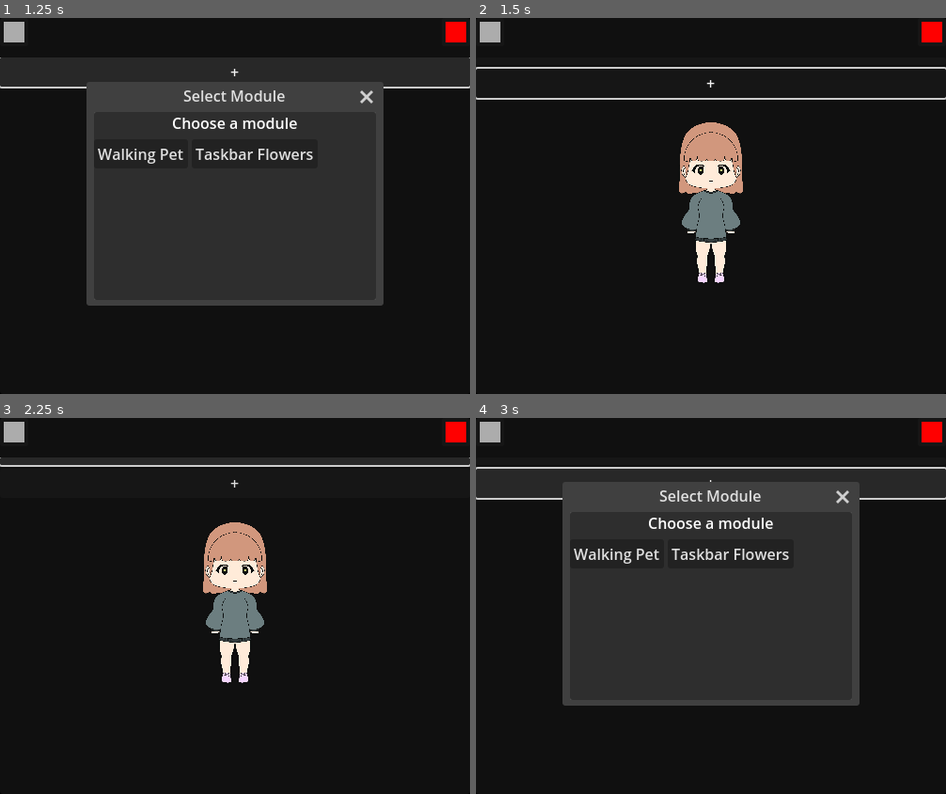
Above: before the commit, frames 1-4 (two rows, left to right).
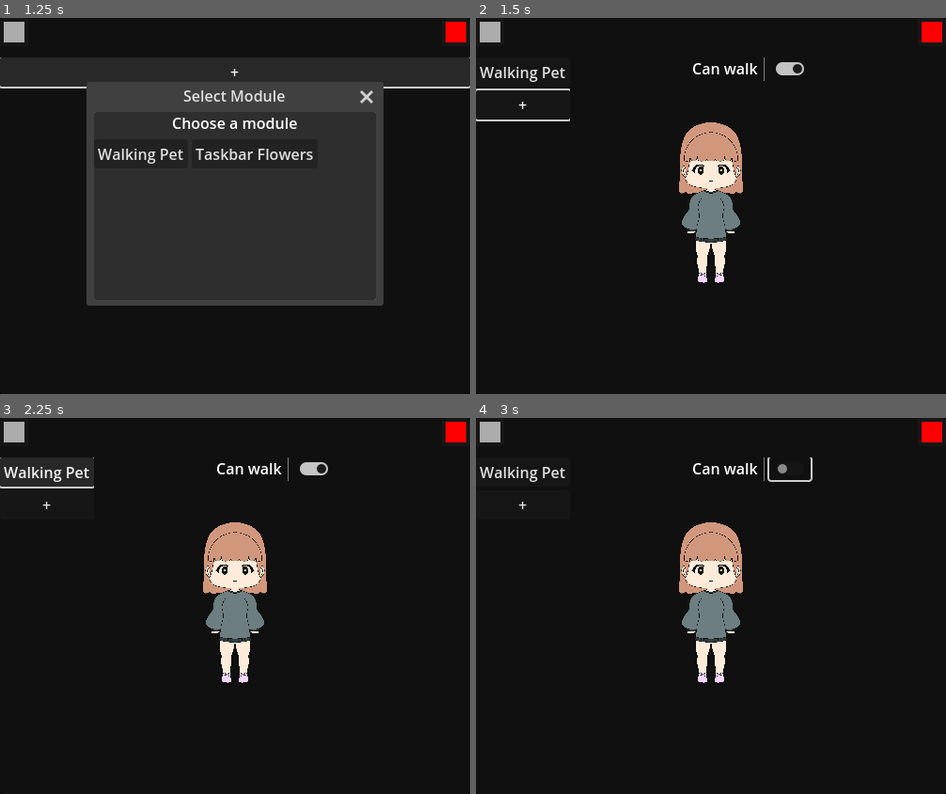
Above: after the commit, the same moments.

Repository: BoopEnthusiast/Desktop-Pet
Game: Godot game, scene res://main.tscn
Same seed, same stepped clock (60 frames per second), same inputs: the game is played once before the commit and once after it.
Inputs (mouse positions are in pixels of both pictures, inside the frame that each line leads up to; where the layout moved, square brackets give the same spot in the first picture):
- Up to frame 1 (1.25 s): click "+" at 0.5 s
- Up to frame 2 (1.5 s): click "Walking Pet" at 1.25 s
- Up to frame 3 (2.25 s): click (47, 470) [235, 463] at 2 s
- Up to frame 4 (3 s): click (790, 470) at 2.77 s

Frame 1 is identical in both runs. In frame 2, 1.8% of the frame differs, in the area x 0-100%, y 10-28%; in frame 3, 1.3%; in frame 4, 37%, in the area x 0-100%, y 10-77%.

Commit message:
Module settings almost done - leaving alone for now

Diff:
--- a/menu.gd
+++ b/menu.gd
@@ -1,6 +1,10 @@
 class_name Menu
 extends PanelContainer
 
+
+var is_mouse_inside_top_bar := false
+var is_following_mouse := false
+var drag_offset: Vector2i
 
 @onready var settings: Settings = $VSplitContainer/Settings
 @onready var modules: HSplitContainer = $VSplitContainer/Modules
@@ -8,6 +12,25 @@
 
 func _enter_tree() -> void:
 	Nodes.menu = self
+
+
+func _input(event: InputEvent) -> void:
+	if is_mouse_inside_top_bar and event.is_action_pressed("click"):
+		is_following_mouse = true
+		drag_offset = -get_window().get_mouse_position()
+	if event.is_action_released("click"):
+		is_following_mouse = false
+
+
+func _process(delta: float) -> void:
+	if is_following_mouse:
+		get_window().position = Vector2i(get_window().get_mouse_position()) + get_window().position + drag_offset
+		return
+
+
+func show_self() -> void:
+	visible = true
+	get_window().size = Vector2i(500, 400)
 
 
 func _on_close_pressed():
@@ -22,3 +45,11 @@
 	else:
 		settings.visible = true
 		modules.visible = false
+
+
+func _on_top_bar_mouse_entered() -> void:
+	is_mouse_inside_top_bar = true
+
+
+func _on_top_bar_mouse_exited() -> void:
+	is_mouse_inside_top_bar = false
--- a/menu.tscn
+++ b/menu.tscn
@@ -58,5 +58,7 @@
 visible = false
 layout_mode = 2
 
+[connection signal="mouse_entered" from="VSplitContainer/TopBar" to="." method="_on_top_bar_mouse_entered"]
+[connection signal="mouse_exited" from="VSplitContainer/TopBar" to="." method="_on_top_bar_mouse_exited"]
 [connection signal="pressed" from="VSplitContainer/TopBar/Settings" to="." method="_on_settings_pressed"]
 [connection signal="pressed" from="VSplitContainer/TopBar/Close" to="." method="_on_close_pressed"]
--- a/modules/add_module_select.gd
+++ b/modules/add_module_select.gd
@@ -26,3 +26,7 @@
 	ModuleManager.load_module(module_path)
 
 	visible = false
+
+
+func _on_close_requested() -> void:
+	visible = false
--- a/modules/module.gd
+++ b/modules/module.gd
@@ -12,7 +12,7 @@
 
 func _input(event: InputEvent) -> void:
 	if event.is_action_pressed("escape"):
-		Nodes.menu.visible = true
+		Nodes.menu.show_self()
 
 
 func _on_updated_video_config() -> void:
--- a/modules/module_setting.gd
+++ b/modules/module_setting.gd
@@ -11,3 +11,10 @@
 
 @export var setting_name: String
 @export var setting_type: SettingType
+
+@export_category("Setting defaults")
+@export var label_text: String
+@export var switch_value: bool
+@export var option_items: Array[String]
+@export var line_text: String
+@export var line_placeholder_text: String
--- a/modules/module_settings_list.gd
+++ b/modules/module_settings_list.gd
@@ -2,4 +2,54 @@
 extends ScrollContainer
 
 
+signal setting_switch_switched(switched_on: bool, setting_switch: SettingSwitch)
+signal setting_option_selected(index: int, setting_option: SettingOption)
+signal setting_line_submitted(text: String, setting_line: SettingLine)
+
+const SETTING_LABEL = preload("res://settings/setting/setting_label.tscn")
+const SETTING_SWITCH = preload("res://settings/setting/setting_switch.tscn")
+const SETTING_OPTION = preload("res://settings/setting/setting_option.tscn")
+const SETTING_LINE = preload("res://settings/setting/setting_line.tscn")
+
+var settings: Array[Setting] = []
+
 @onready var settings_list: VBoxContainer = $SettingsList
+
+
+## Adds a new Setting to to settings and as a child of settings_list, and returns that setting
+func add_setting(module_setting: ModuleSetting) -> void:
+	var new_setting_scene: Setting
+	match module_setting.setting_type:
+		ModuleSetting.SettingType.LABEL:
+			new_setting_scene = SETTING_LABEL.instantiate() as SettingLabel
+			new_setting_scene.label_text = module_setting.label_text
+		ModuleSetting.SettingType.SWITCH:
+			new_setting_scene = SETTING_SWITCH.instantiate() as SettingSwitch
+			new_setting_scene.is_switched_on = module_setting.switch_value
+			new_setting_scene.switched.connect(_setting_switch_switched.bind(new_setting_scene))
+		ModuleSetting.SettingType.OPTION:
+			new_setting_scene = SETTING_OPTION.instantiate() as SettingOption
+			new_setting_scene.items = module_setting.option_items
+			new_setting_scene.item_selected.connect(_setting_option_selected.bind(new_setting_scene))
+		ModuleSetting.SettingType.LINE:
+			new_setting_scene = SETTING_LINE.instantiate() as SettingLine
+			new_setting_scene.default_text = module_setting.line_text
+			new_setting_scene.placeholder_text = module_setting.line_placeholder_text
+			new_setting_scene.text_submitted.connect(_setting_line_submitted.bind(new_setting_scene))
+
+	new_setting_scene.setting_title = module_setting.setting_name
+
+	settings_list.add_child(new_setting_scene)
+	settings.append(new_setting_scene)
+
+
+func _setting_switch_switched(switched_on: bool, setting_switch: SettingSwitch) -> void:
+	setting_switch_switched.emit(switched_on, setting_switch)
+
+
+func _setting_option_selected(index: int, setting_option: SettingOption) -> void:
+	setting_option_selected.emit(index, setting_option)
+
+
+func _setting_line_submitted(text: String, setting_line: SettingLine) -> void:
+	setting_line_submitted.emit(text, setting_line)
--- a/modules/module_settings_list.tscn
+++ b/modules/module_settings_list.tscn
@@ -3,8 +3,15 @@
 [ext_resource type="Script" uid="uid://oyub0ndg8iy1" path="res://modules/module_settings_list.gd" id="1_i8rhv"]
 
 [node name="ModuleSettingsList" type="ScrollContainer"]
+anchors_preset = 15
+anchor_right = 1.0
+anchor_bottom = 1.0
+grow_horizontal = 2
+grow_vertical = 2
 horizontal_scroll_mode = 0
 script = ExtResource("1_i8rhv")
 
 [node name="SettingsList" type="VBoxContainer" parent="."]
 layout_mode = 2
+size_flags_horizontal = 3
+size_flags_vertical = 3
--- a/modules/modules.gd
+++ b/modules/modules.gd
@@ -44,16 +44,23 @@
 ## Removes the module settings from this node
 func _remove_module_settings() -> void:
 	for child: Node in get_children():
-		# Must be a ScrollContainer and not module_list_scroll_box
-		if child is ScrollContainer and not child == module_list_scroll_box:
+		if child is ModuleSettingsList:
 			remove_child(child)
+
+
+## Hides all the module settings from this node
+func _hide_module_settings() -> void:
+	for child: Node in get_children():
+		if child is ModuleSettingsList:
+			child.visible = false
 
 
 ## Creates a new button under modules_list for each module in ModuleManager.loaded_modules
 func _setup_module_list() -> void:
-	var i = 0
+	var i: int = 0
 	for module: Module in ModuleManager.loaded_modules:
 		var new_module_select_button: Button = Button.new()
+		new_module_select_button.text = module.module_title
 		new_module_select_button.pressed.connect(_on_module_setting_pressed.bind(new_module_select_button))
 		_add_to_modules(i, new_module_select_button)
 		modules_list.add_child(new_module_select_button)
@@ -63,10 +70,20 @@
 
 ## Creates a new ModuleSettings for each module in ModuleManager.loaded_modules, and sets up their settings
 func _setup_module_settings_list() -> void:
-	var i = 0
+	var i: int = 0
 	for module: Module in ModuleManager.loaded_modules:
 		var new_module_settings: ModuleSettingsList = MODULE_SETTINGS_LIST.instantiate()
-
+		# Add it
+		add_child(new_module_settings)
+		_add_to_modules(i, null, new_module_settings)
+		# Add the settings
+		for module_setting: ModuleSetting in module.module_settings:
+			new_module_settings.add_setting(module_setting)
+		# Only show the first one
+		if i == 0:
+			new_module_settings.visible = true
+		else:
+			new_module_settings.visible = false
 		i += 1
 
 
@@ -84,4 +101,10 @@
 
 
 func _on_module_setting_pressed(button_pressed: Button) -> void:
-	pass
+	_hide_module_settings()
+	# Get the module setting for the button pressed
+	var module_setting: ModuleSettingsList = modules[modules.find_custom(
+		func(val: Dictionary):
+			return true if val["button"] == button_pressed else false
+	)]["settings"]
+	module_setting.visible = true
--- a/modules/modules.tscn
+++ b/modules/modules.tscn
@@ -30,6 +30,7 @@
 size = Vector2i(300, 200)
 visible = false
 always_on_top = true
+popup_window = true
 script = ExtResource("2_3vfr5")
 
 [node name="PanelContainer" type="PanelContainer" parent="AddModuleSelect"]
@@ -62,3 +63,4 @@
 horizontal_alignment = 1
 
 [connection signal="pressed" from="ModuleListScrollBox/ModulesList/AddModule" to="." method="_on_add_module_pressed"]
+[connection signal="close_requested" from="AddModuleSelect" to="AddModuleSelect" method="_on_close_requested"]
--- a/modules/test_module_setting.tres
+++ /dev/null
@@ -1,7 +0,0 @@
-[gd_resource type="Resource" script_class="ModuleSettings" load_steps=2 format=3 uid="uid://dnwb0yyd2mw8d"]
-
-[ext_resource type="Script" uid="uid://glu2p0pf603v" path="res://modules/module_setting.gd" id="1_p6s77"]
-
-[resource]
-script = ExtResource("1_p6s77")
-metadata/_custom_type_script = "uid://glu2p0pf603v"
--- a/setting_label.gd
+++ /dev/null
@@ -1,12 +0,0 @@
-@tool
-extends Setting
-
-
-@export var label_text: String
-
-@onready var _label_2: Label = $Label2
-
-
-func _ready() -> void:
-	super()
-	_label_2.text = label_text
--- a/settings/setting.gd
+++ /dev/null
@@ -1,12 +0,0 @@
-@tool
-class_name Setting
-extends HBoxContainer
-
-
-@export var setting_title: String
-
-@onready var _label = $Label
-
-
-func _ready():
-	_label.text = setting_title
--- /dev/null
+++ b/settings/setting/setting_base.gd
@@ -0,0 +1,16 @@
+@tool
+class_name Setting
+extends HBoxContainer
+
+
+@export var setting_title: String:
+	set(value):
+		setting_title = value
+		if is_instance_valid(_label):
+			_label.text = value
+
+@onready var _label = $Label
+
+
+func _ready():
+	_label.text = setting_title
--- a/settings/setting.tscn
+++ b/settings/setting/setting_base.tscn
@@ -1,6 +1,6 @@
 [gd_scene load_steps=2 format=3 uid="uid://fca4dmjpfsag"]
 
-[ext_resource type="Script" uid="uid://cp1kfhwfgsd8n" path="res://settings/setting.gd" id="1_djylm"]
+[ext_resource type="Script" uid="uid://cp1kfhwfgsd8n" path="res://settings/setting/setting_base.gd" id="1_djylm"]
 
 [node name="Setting" type="HBoxContainer"]
 anchors_preset = 15
--- /dev/null
+++ b/settings/setting/setting_label.gd
@@ -0,0 +1,17 @@
+@tool
+class_name SettingLabel
+extends Setting
+
+
+@export var label_text: String:
+	set(value):
+		label_text = value
+		if is_instance_valid(_label_2):
+			_label_2.text = value
+
+@onready var _label_2: Label = $Label2
+
+
+func _ready() -> void:
+	super()
+	_label_2.text = label_text
--- /dev/null
+++ b/settings/setting/setting_label.tscn
@@ -0,0 +1,12 @@
+[gd_scene load_steps=3 format=3 uid="uid://bfnw3j3nwsisy"]
+
+[ext_resource type="PackedScene" uid="uid://fca4dmjpfsag" path="res://settings/setting/setting_base.tscn" id="1_7umxr"]
+[ext_resource type="Script" uid="uid://biju4iuepopn7" path="res://settings/setting/setting_label.gd" id="2_dhvh0"]
+
+[node name="SettingLabel" instance=ExtResource("1_7umxr")]
+script = ExtResource("2_dhvh0")
+label_text = ""
+
+[node name="Label2" type="Label" parent="." index="2"]
+layout_mode = 2
+size_flags_horizontal = 2
--- /dev/null
+++ b/settings/setting/setting_line.gd
@@ -0,0 +1,29 @@
+@tool
+class_name SettingLine
+extends Setting
+
+
+signal text_submitted(new_text: String)
+
+@export var default_text: String:
+	set(value):
+		default_text = value
+		if is_instance_valid(_line_edit):
+			_line_edit.text = value
+@export var placeholder_text: String:
+	set(value):
+		placeholder_text = value
+		if is_instance_valid(_line_edit):
+			_line_edit.placeholder_text = value
+
+@onready var _line_edit: LineEdit = $LineEdit
+
+
+func _ready() -> void:
+	super()
+	_line_edit.text = default_text
+	_line_edit.placeholder_text = placeholder_text
+
+
+func _on_line_edit_text_submitted(new_text: String) -> void:
+	text_submitted.emit(new_text)
--- /dev/null
+++ b/settings/setting/setting_line.tscn
@@ -0,0 +1,14 @@
+[gd_scene load_steps=3 format=3 uid="uid://gf8jhetpcx5"]
+
+[ext_resource type="PackedScene" uid="uid://fca4dmjpfsag" path="res://settings/setting/setting_base.tscn" id="1_x6so2"]
+[ext_resource type="Script" uid="uid://17n4t6so7urf" path="res://settings/setting/setting_line.gd" id="2_wjajb"]
+
+[node name="SettingLine" instance=ExtResource("1_x6so2")]
+script = ExtResource("2_wjajb")
+default_text = ""
+placeholder_text = ""
+
+[node name="LineEdit" type="LineEdit" parent="." index="2"]
+layout_mode = 2
+
+[connection signal="text_submitted" from="LineEdit" to="." method="_on_line_edit_text_submitted"]
--- /dev/null
+++ b/settings/setting/setting_option.gd
@@ -0,0 +1,29 @@
+@tool
+class_name SettingOption
+extends Setting
+
+
+signal item_selected(index: int)
+
+@export var items: Array[String]:
+	set(value):
+		items = value
+		if is_instance_valid(_option_button):
+			_update_option_button_items()
+
+@onready var _option_button: OptionButton = $OptionButton
+
+
+func _ready() -> void:
+	super()
+	_update_option_button_items()
+
+
+func _update_option_button_items() -> void:
+	_option_button.clear()
+	for item in items:
+		_option_button.add_item(item)
+
+
+func _on_option_button_item_selected(index: int) -> void:
+	item_selected.emit(index)
--- /dev/null
+++ b/settings/setting/setting_option.tscn
@@ -0,0 +1,14 @@
+[gd_scene load_steps=3 format=3 uid="uid://jb4cx5j0tkd"]
+
+[ext_resource type="PackedScene" uid="uid://fca4dmjpfsag" path="res://settings/setting/setting_base.tscn" id="1_0ecy1"]
+[ext_resource type="Script" uid="uid://jc7c0rlyciea" path="res://settings/setting/setting_option.gd" id="2_d3v1u"]
+
+[node name="SettingOption" instance=ExtResource("1_0ecy1")]
+script = ExtResource("2_d3v1u")
+items = Array[String]([])
+
+[node name="OptionButton" type="OptionButton" parent="." index="2"]
+layout_mode = 2
+size_flags_horizontal = 2
+
+[connection signal="item_selected" from="OptionButton" to="." method="_on_option_button_item_selected"]
--- /dev/null
+++ b/settings/setting/setting_switch.gd
@@ -0,0 +1,23 @@
+@tool
+class_name SettingSwitch
+extends Setting
+
+
+signal switched(switched_on: bool)
+
+@export var is_switched_on: bool:
+	set(value):
+		is_switched_on = value
+		if is_instance_valid(_check_button):
+			_check_button.button_pressed = value
+
+@onready var _check_button: CheckButton = $CheckButton
+
+
+func _ready() -> void:
+	super()
+	_check_button.button_pressed = is_switched_on
+
+
+func _on_check_button_toggled(toggled_on: bool) -> void:
+	switched.emit(toggled_on)
--- /dev/null
+++ b/settings/setting/setting_switch.tscn
@@ -0,0 +1,14 @@
+[gd_scene load_steps=3 format=3 uid="uid://14pm2et1v5mu"]
+
+[ext_resource type="PackedScene" uid="uid://fca4dmjpfsag" path="res://settings/setting/setting_base.tscn" id="1_qo8dt"]
+[ext_resource type="Script" uid="uid://brhk677hqfjqk" path="res://settings/setting/setting_switch.gd" id="2_rep5c"]
+
+[node name="SettingSwitch" instance=ExtResource("1_qo8dt")]
+script = ExtResource("2_rep5c")
+is_switched_on = false
+
+[node name="CheckButton" type="CheckButton" parent="." index="2"]
+layout_mode = 2
+size_flags_horizontal = 2
+
+[connection signal="toggled" from="CheckButton" to="." method="_on_check_button_toggled"]
--- a/settings/setting_label.tscn
+++ /dev/null
@@ -1,12 +0,0 @@
-[gd_scene load_steps=3 format=3 uid="uid://bfnw3j3nwsisy"]
-
-[ext_resource type="PackedScene" uid="uid://fca4dmjpfsag" path="res://settings/setting.tscn" id="1_u8r2c"]
-[ext_resource type="Script" uid="uid://biju4iuepopn7" path="res://setting_label.gd" id="2_msw66"]
-
-[node name="SettingLabel" instance=ExtResource("1_u8r2c")]
-script = ExtResource("2_msw66")
-label_text = ""
-
-[node name="Label2" type="Label" parent="." index="2"]
-layout_mode = 2
-size_flags_horizontal = 2
--- a/settings/setting_switch.gd
+++ /dev/null
@@ -1,9 +0,0 @@
-@tool
-extends Setting
-
-
-# TODO: Make all of the settings
-
-
-func _ready() -> void:
-	super()
--- a/settings/setting_switch.tscn
+++ /dev/null
@@ -1,7 +0,0 @@
-[gd_scene load_steps=3 format=3 uid="uid://14pm2et1v5mu"]
-
-[ext_resource type="PackedScene" uid="uid://fca4dmjpfsag" path="res://settings/setting.tscn" id="1_qo8dt"]
-[ext_resource type="Script" uid="uid://brhk677hqfjqk" path="res://settings/setting_switch.gd" id="2_rep5c"]
-
-[node name="SettingSwitch" instance=ExtResource("1_qo8dt")]
-script = ExtResource("2_rep5c")
--- a/settings/settings_panel_video.tscn
+++ b/settings/settings_panel_video.tscn
@@ -2,7 +2,7 @@
 
 [ext_resource type="PackedScene" uid="uid://dxrqct33hi0fl" path="res://settings/settings_panel.tscn" id="1_fhj1w"]
 [ext_resource type="Script" uid="uid://cbf0ghxc8gwdd" path="res://settings/settings_panel_video.gd" id="2_7ins2"]
-[ext_resource type="PackedScene" uid="uid://fca4dmjpfsag" path="res://settings/setting.tscn" id="2_qyhq5"]
+[ext_resource type="PackedScene" uid="uid://fca4dmjpfsag" path="res://settings/setting/setting_base.tscn" id="2_qyhq5"]
 
 [node name="SettingsPanelVideo" instance=ExtResource("1_fhj1w")]
 script = ExtResource("2_7ins2")
--- a/taskbar_flowers/taskbar_flowers.gd
+++ b/taskbar_flowers/taskbar_flowers.gd
@@ -1,2 +1,6 @@
 class_name TaskbarFlowers
 extends Module
+
+
+func _process(delta: float) -> void:
+	pass
--- a/taskbar_flowers/taskbar_flowers.tscn
+++ b/taskbar_flowers/taskbar_flowers.tscn
@@ -5,9 +5,9 @@
 [node name="TaskbarFlowers" type="Window"]
 auto_translate_mode = 1
 transparent_bg = true
-initial_position = 1
 unresizable = true
 borderless = true
 always_on_top = true
 transparent = true
 script = ExtResource("1_7j2ki")
+module_title = "Taskbar Flowers"
--- a/walking_pet/walking_pet.gd
+++ b/walking_pet/walking_pet.gd
@@ -27,6 +27,7 @@
 
 
 func _input(event: InputEvent) -> void:
+	super(event)
 	if event.is_action_pressed("click") and is_mouse_inside:
 		is_being_dragged = true
 		drag_offset = -get_mouse_position()
--- a/walking_pet/walking_pet.tscn
+++ b/walking_pet/walking_pet.tscn
@@ -1,13 +1,25 @@
-[gd_scene load_steps=10 format=3 uid="uid://c8wqlv0rbwcpj"]
+[gd_scene load_steps=12 format=3 uid="uid://c8wqlv0rbwcpj"]
 
 [ext_resource type="Script" uid="uid://day8afliurivv" path="res://walking_pet/walking_pet.gd" id="1_t3smf"]
 [ext_resource type="Texture2D" uid="uid://b8cgt3onjuw0n" path="res://art/frame0005.png" id="2_8me4d"]
+[ext_resource type="Script" uid="uid://glu2p0pf603v" path="res://modules/module_setting.gd" id="2_8n0nn"]
 [ext_resource type="Texture2D" uid="uid://cb5town7mxh24" path="res://art/frame0000.png" id="3_8n0nn"]
 [ext_resource type="Texture2D" uid="uid://cvgqa22q6l7l4" path="res://art/frame0001.png" id="4_68c06"]
 [ext_resource type="Texture2D" uid="uid://bupjk8ujqkbus" path="res://art/frame0002.png" id="5_slu8n"]
 [ext_resource type="Texture2D" uid="uid://08u58p551o8u" path="res://art/frame0003.png" id="6_r1qd8"]
 [ext_resource type="Texture2D" uid="uid://ccjoiw5r4o8ig" path="res://art/frame0004.png" id="7_xam1w"]
 [ext_resource type="Script" uid="uid://cqpockkjv122a" path="res://walking_pet/sprite.gd" id="8_ab5yp"]
+
+[sub_resource type="Resource" id="Resource_68c06"]
+script = ExtResource("2_8n0nn")
+setting_name = "Can walk"
+setting_type = 1
+label_text = ""
+switch_value = true
+option_items = Array[String]([])
+line_text = ""
+line_placeholder_text = ""
+metadata/_custom_type_script = "uid://glu2p0pf603v"
 
 [sub_resource type="SpriteFrames" id="SpriteFrames_1bvp3"]
 animations = [{
@@ -69,6 +81,8 @@
 always_on_top = true
 transparent = true
 script = ExtResource("1_t3smf")
+module_title = "Walking Pet"
+module_settings = Array[ExtResource("2_8n0nn")]([SubResource("Resource_68c06")])
 
 [node name="WalkAround" type="Timer" parent="."]
 wait_time = 10.0
Renamed: settings/setting.gd.uid -> settings/setting/setting_base.gd.uid
Renamed: setting_label.gd.uid -> settings/setting/setting_label.gd.uid
Not shown, added: settings/setting/setting_line.gd.uid
Not shown, added: settings/setting/setting_option.gd.uid
Renamed: settings/setting_switch.gd.uid -> settings/setting/setting_switch.gd.uid
